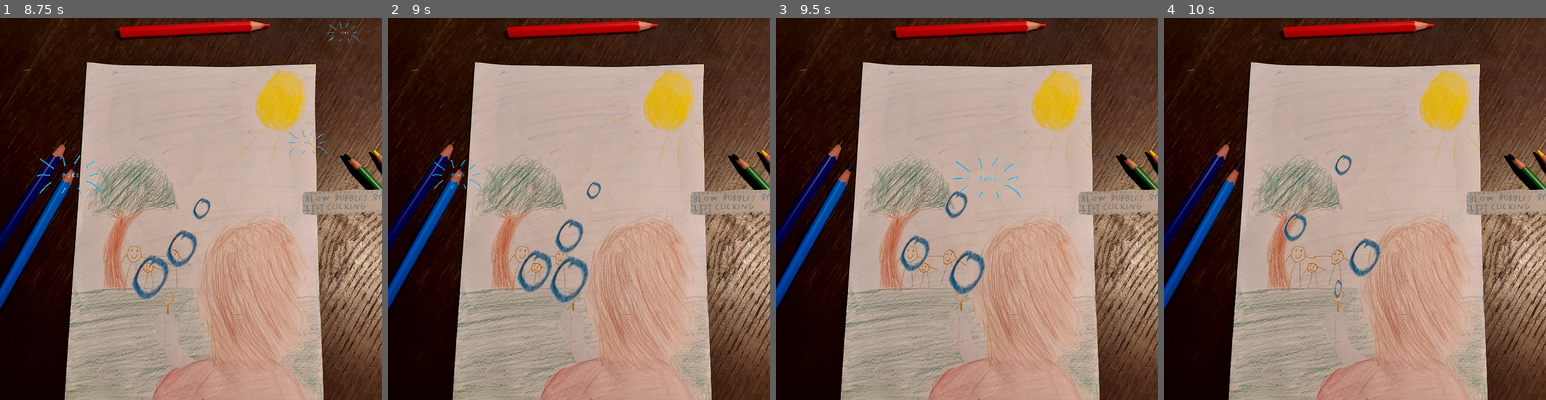
Above: before the commit, frames 1-4 (left to right).
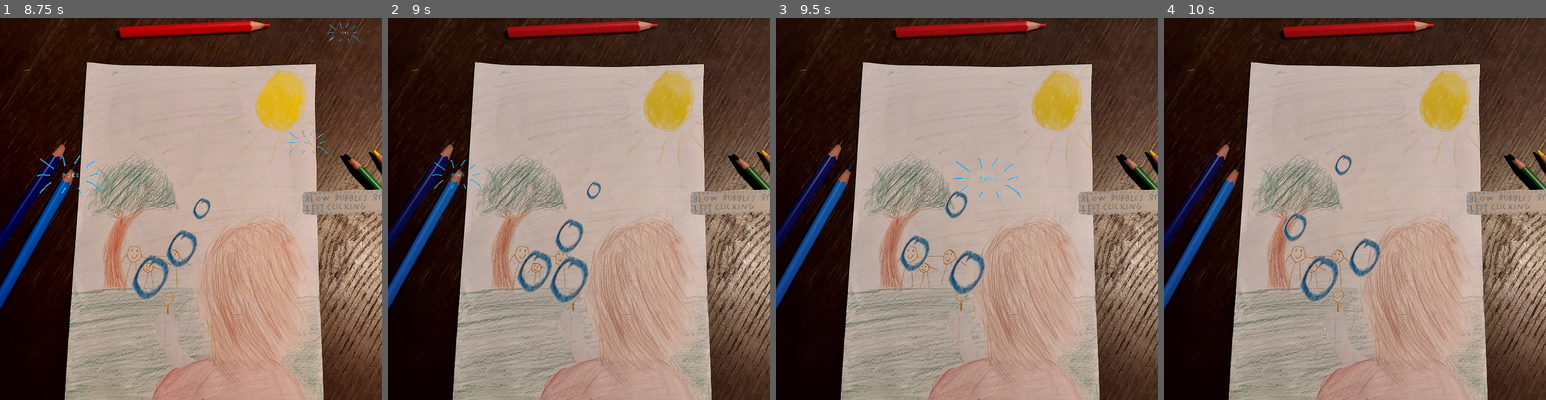
Above: after the commit, the same moments.

Repository: Tepitron/rebel-yell
Game: Godot game, scene res://main_menu.tscn
Two runs of this game, one before a commit and one after it. Both use one fixed random seed, a clock stepped at 60 frames per second and the inputs below.
Inputs (mouse positions are in pixels of both pictures, inside the frame that each line leads up to):
- Up to frame 1 (8.75 s): click "START" at 0.5 s; move the mouse to (275, 189) at 1.27 s; press the mouse at (275, 189) at 1.28 s; move the mouse to (114, 228) at 2.02 s; release the mouse at (114, 228) at 2.03 s; click (114, 228) at 2.1 s; move the mouse to (229, 124) at 2.77 s; press the mouse at (229, 124) at 2.78 s; move the mouse to (171, 285) at 3.52 s; release the mouse at (171, 285) at 3.53 s; click (171, 285) at 3.6 s; move the mouse to (305, 266) at 4.27 s; press the mouse at (305, 266) at 4.28 s; move the mouse to (76, 151) at 5.02 s; release the mouse at (76, 151) at 5.03 s; click (76, 151) at 5.1 s; move the mouse to (210, 209) at 5.77 s; press the mouse at (210, 209) at 5.78 s; move the mouse to (133, 113) at 6.52 s; release the mouse at (133, 113) at 6.53 s; click (133, 113) at 6.6 s; move the mouse to (275, 189) at 7.27 s; press the mouse at (275, 189) at 7.28 s; move the mouse to (114, 228) at 8.02 s; release the mouse at (114, 228) at 8.03 s; click (114, 228) at 8.1 s
- Up to frame 2 (9 s): move the mouse to (617, 124) at 8.77 s; press the mouse at (617, 124) at 8.78 s
- Up to frame 3 (9.5 s): no input
- Up to frame 4 (10 s): move the mouse to (1335, 285) at 9.52 s; release the mouse at (1335, 285) at 9.53 s; click (1335, 285) at 9.6 s

Frame 1 is identical in both runs. In frame 2, 0.9% of the frame differs, in the area x 13-100%, y 0-50%; in frame 3, 0.9%; in frame 4, 1.4%, in the area x 13-100%, y 0-75%.

Commit message:
Saturation changes between levels

Diff:
--- a/main.gd
+++ b/main.gd
@@ -35,6 +35,7 @@
 var level_5_change_done = false
 
 var brightness_value = 0
+var saturation = 1
 
 var volume = -15
 
@@ -170,7 +171,6 @@
 
 func game_over():
 	if brightness_value > -1.0:
-			print("What the fuck")
 			brightness_value -= 0.01
 			volume -= 1
 			fight_audio.volume_db = volume
@@ -187,7 +187,7 @@
 	level_4_change_done = false
 	level_5_change_done = false
 
-	saturation_up(1,100)
+	saturation_change(0.8)
 	print_debug("Level 1 shaders activate")
 	volume = -11
 	fight_audio.volume_db = volume
@@ -199,6 +199,7 @@
 	level_4_change_done = false
 	level_5_change_done = false
 
+	saturation_change(0.6)
 	print_debug("Level 2 shaders activate")
 	volume = -8
 	fight_audio.volume_db = volume
@@ -209,6 +210,7 @@
 	level_4_change_done = false
 	level_5_change_done = false
 
+	saturation_change(0.4)
 	print_debug("Level 3 shaders activate")
 	volume = -5
 	fight_audio.volume_db = volume
@@ -219,6 +221,7 @@
 	level_4_change_done = true
 	level_5_change_done = false
 
+	saturation_change(0.2)
 	print_debug("Level 4 shaders activate")
 	volume = -2
 	fight_audio.volume_db = volume
@@ -229,15 +232,34 @@
 	level_4_change_done = false
 	level_5_change_done = true
 
+	saturation_change(0.0)
 	print_debug("Level 5 shaders activate")
 	volume = 1
 	fight_audio.volume_db = volume
 
-func saturation_up(from,to):
-	var x = from
-	while(x < to):
-		x += 1
-		print_debug(x)
-
-func saturation_down(from,to):
-	pass
+func saturation_change(to):
+	var difference = saturation-to
+	if difference < 0:
+		difference *= -1
+	var change = difference/10
+	var loops = int(difference*50)+1
+
+	print(difference)
+	print(change)
+	print(loops)
+
+	if to < saturation:
+		for i in range(loops):
+			saturation -= change
+			background.material.set("shader_parameter/saturation", saturation)
+			head.material.set("shader_parameter/saturation", saturation)
+			hand_sprite.material.set("shader_parameter/saturation", saturation)
+	elif to > saturation:
+		for i in range(loops):
+			saturation += change
+			background.material.set("shader_parameter/saturation", saturation)
+			head.material.set("shader_parameter/saturation", saturation)
+			hand_sprite.material.set("shader_parameter/saturation", saturation)
+	else:
+		print("lessgo")
+		pass
--- a/main.tscn
+++ b/main.tscn
@@ -21,10 +21,10 @@
 [node name="Node2D" parent="." instance=ExtResource("3_ys857")]
 
 [node name="ClickResistanceUpTimer" type="Timer" parent="."]
-wait_time = 0.246
+wait_time = 10.0
 
 [node name="BubbleCounterDownTimer" type="Timer" parent="."]
-wait_time = 0.884
+wait_time = 2.0
 
 [node name="AnimatedSprite2D" type="AnimatedSprite2D" parent="."]
 sprite_frames = SubResource("SpriteFrames_rkqss")
Not shown, changed: Music and sounds/Placeholder muffled no squirl.mp3.import
Not shown: 2 places in Scripts/node_2d.tscn that only renumber resources
Not shown: 1 places in bubble.tscn that only renumber resources
Not shown: 1 places in ending.tscn that only renumber resources
Not shown: 1 places in main.tscn that only renumber resources
Not shown: 1 places in main_menu.tscn that only renumber resources
